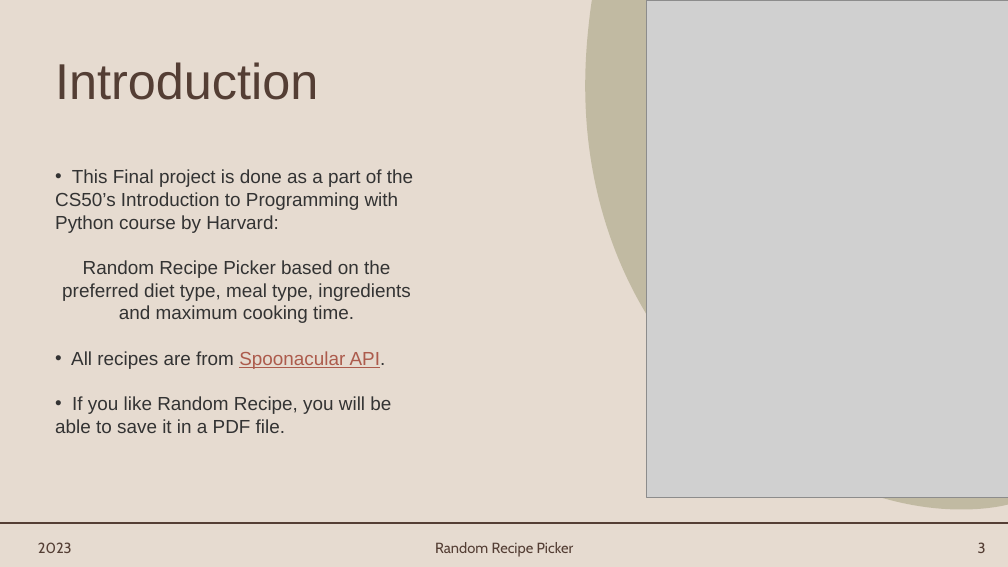
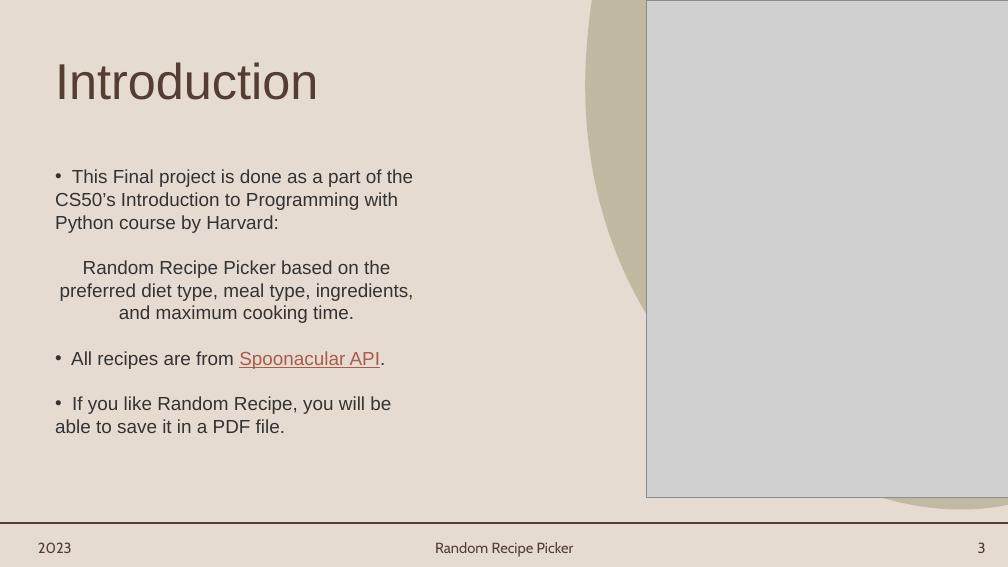
Before and after one commit to MarinaSaitgareeva/CS50_Python, a slide deck: slide 3 of project/Presentation.pptx. Drawn at 1008x567 pixels with LibreOffice and Linux fonts; fonts in the diff are those of the drawing; grey boxes stand for pictures; background and template pictures are left out. Boxes give left, top, right and bottom in pixels: in the first picture for what was removed or moved away, otherwise in the second. Text is boxed around its words. In the diff, an @@ line names an element or a change of style, - is before the commit and + after.

```diff
--- a/project/Presentation.pptx
+++ b/project/Presentation.pptx
@@ text at <box>60,260,414,323</box>: text changed @@
-Random Recipe Picker based on the preferred diet type, meal type, ingredients and maximum cooking time.
+Random Recipe Picker based on the preferred diet type, meal type, ingredients, and maximum cooking time.
```
Also in this commit, not shown: 1 other file.
